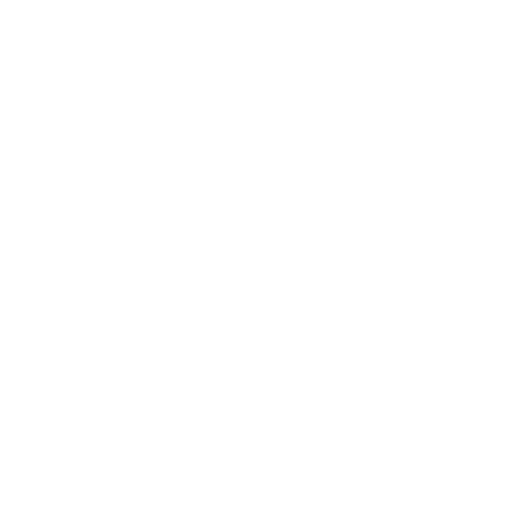
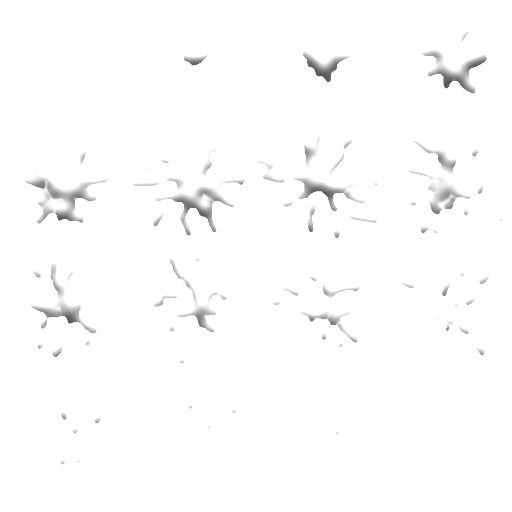
Revision of a layered 512 x 512 image; what changed, layer by layer:
pixels changed over [25, 31, 503, 465] (layer not identified)
